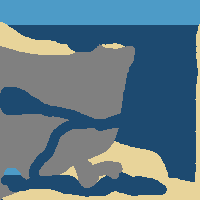
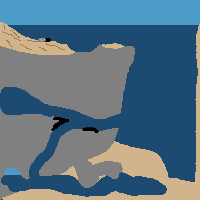
Two versions of the same layered image (200x200). Layer-by-layer changes:
added layer "foreground" above "generate_layer" over [0, 22, 200, 200]
added layer "generate_layer" above "physical_layer" over [0, 22, 192, 200]
renamed "Background" to "physical_layer", painted on it over [0, 22, 200, 200]
added layer "background" over [0, 22, 200, 200]
